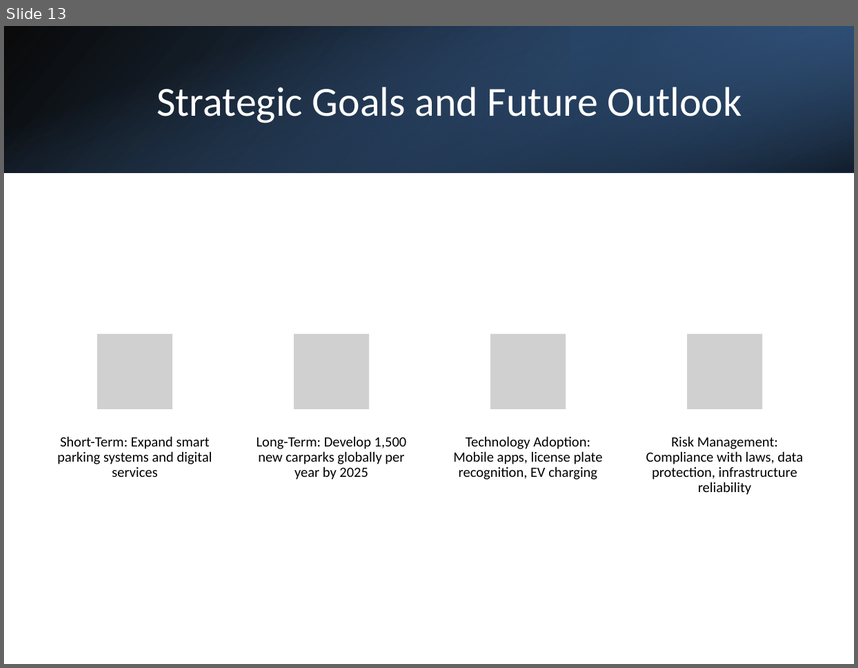
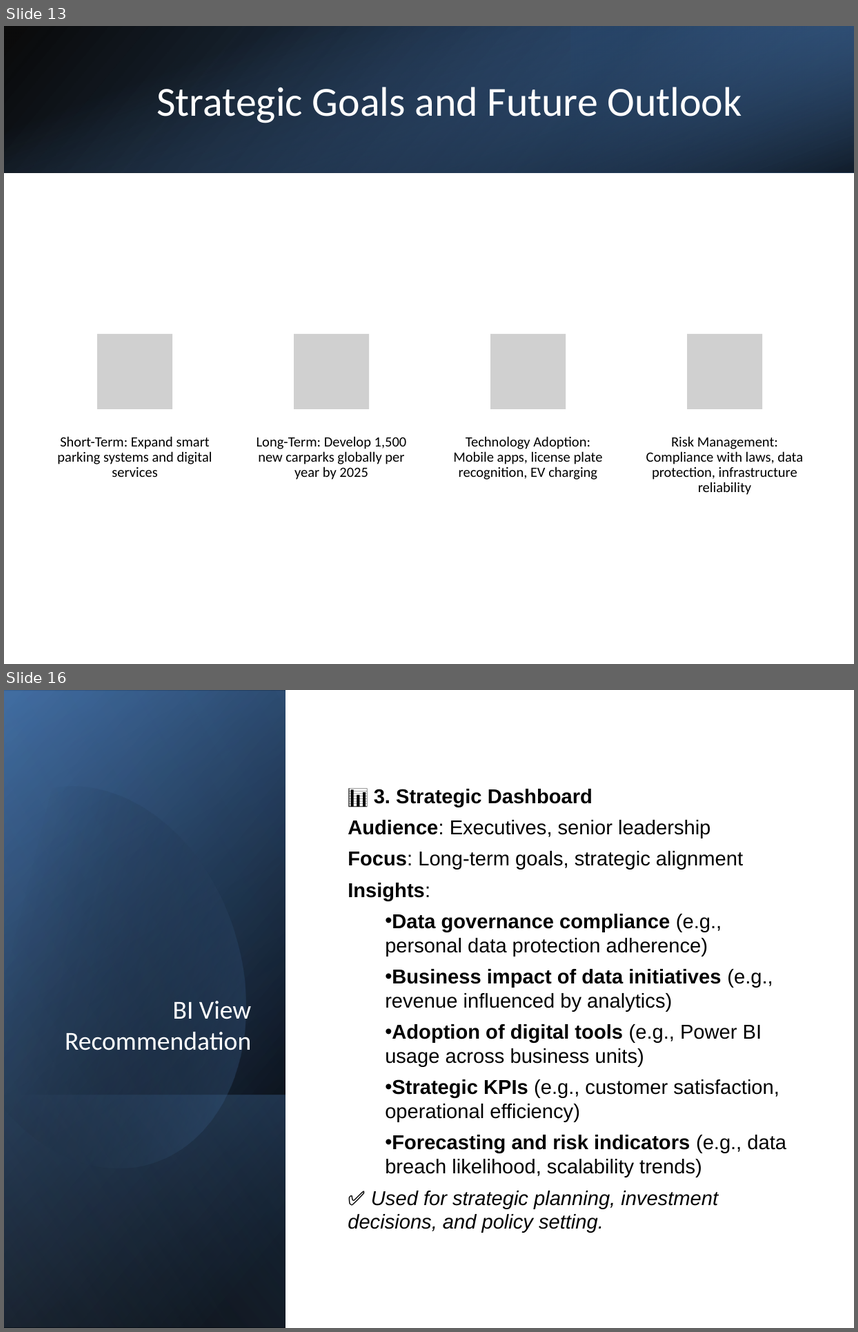
Before and after one commit to tello911/Learning, a slide deck: Company Research/TIMES24/TIMES24_Company_Fundamentals_Presentation.pptx. Shown one above the other, each under a label of ours: slide 13 before the commit, slides 13 and 16 after it; the slides between them are not shown. The pictures are 858x668 and 858x1332 pixels, drawn with LibreOffice and Linux fonts; fonts in the diff are those of the drawing; grey boxes stand for pictures. Boxes give left, top, right and bottom in pixels: in the first picture for what was removed or moved away, otherwise in the second. Text is boxed around its words. In the diff, an @@ line names an element or a change of style, - is before the commit and + after.

```diff
--- a/Company Research/TIMES24/TIMES24_Company_Fundamentals_Presentation.pptx
+++ b/Company Research/TIMES24/TIMES24_Company_Fundamentals_Presentation.pptx
@@ slide 16 added at [4, 690, 854, 1328], background #FFFFFF @@
@@ rectangle added at [4, 690, 854, 1328], fill #FFFFFF @@
@@ rectangle added at [5, 690, 286, 1327], fill gradient #000000 to #376092 @@
@@ rectangle added at [5, 691, 286, 1328], fill gradient #000000 to #4F81BD @@
@@ rectangle added at [5, 690, 286, 1326], fill gradient #000000 to #95B3D7 @@
@@ freeform shape added at [4, 750, 290, 1199], fill gradient #000000 to #4F81BD @@
@@ text added at [348, 789, 786, 1232], 17 pt, text #000000 @@
+📊 3. Strategic Dashboard
+Audience: Executives, senior leadership
+Focus: Long-term goals, strategic alignment
+Insights:
+  • Data governance compliance (e.g., personal data protection adherence)
+  • Business impact of data initiatives (e.g., revenue influenced by analytics)
+  • Adoption of digital tools (e.g., Power BI usage across business units)
+  • Strategic KPIs (e.g., customer satisfaction, operational efficiency)
+  • Forecasting and risk indicators (e.g., data breach likelihood, scalability trends)
+✅ Used for strategic planning, investment decisions, and policy setting.
@@ title added at [65, 1000, 251, 1050], 22 pt, text #FFFFFF @@
+BI View Recommendation
@@ rectangle added at [5, 1095, 286, 1328], fill gradient #4F81BD to #000000 @@
```
Also in this commit, not shown: 2 other slides added, 1 other file.
